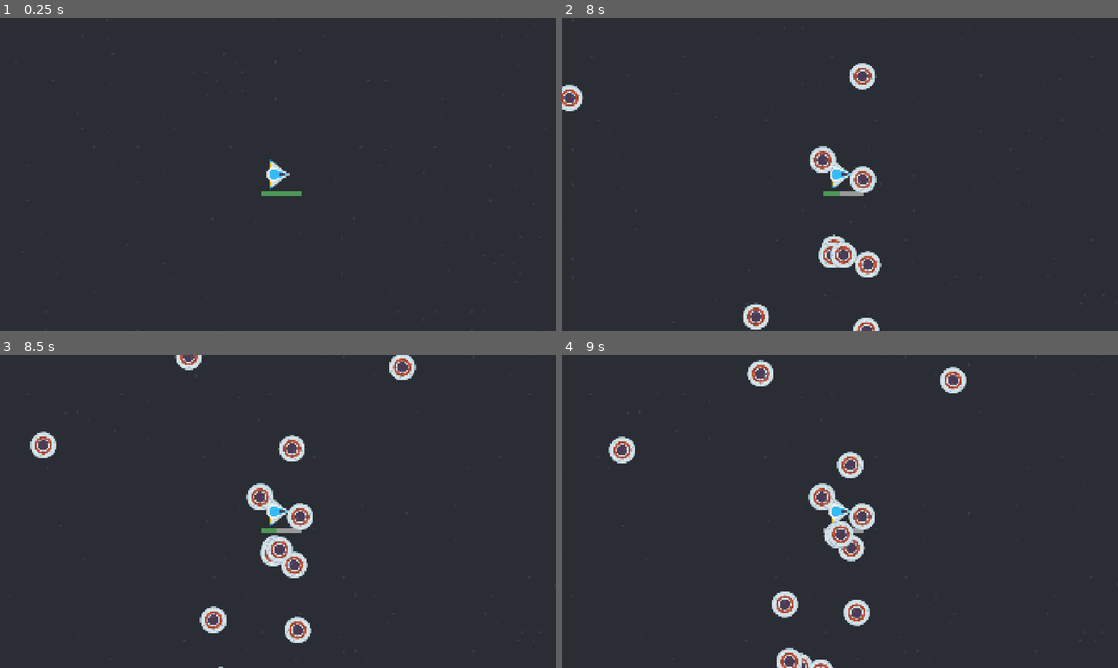
Above: before the commit, frames 1-4 (two rows, left to right).
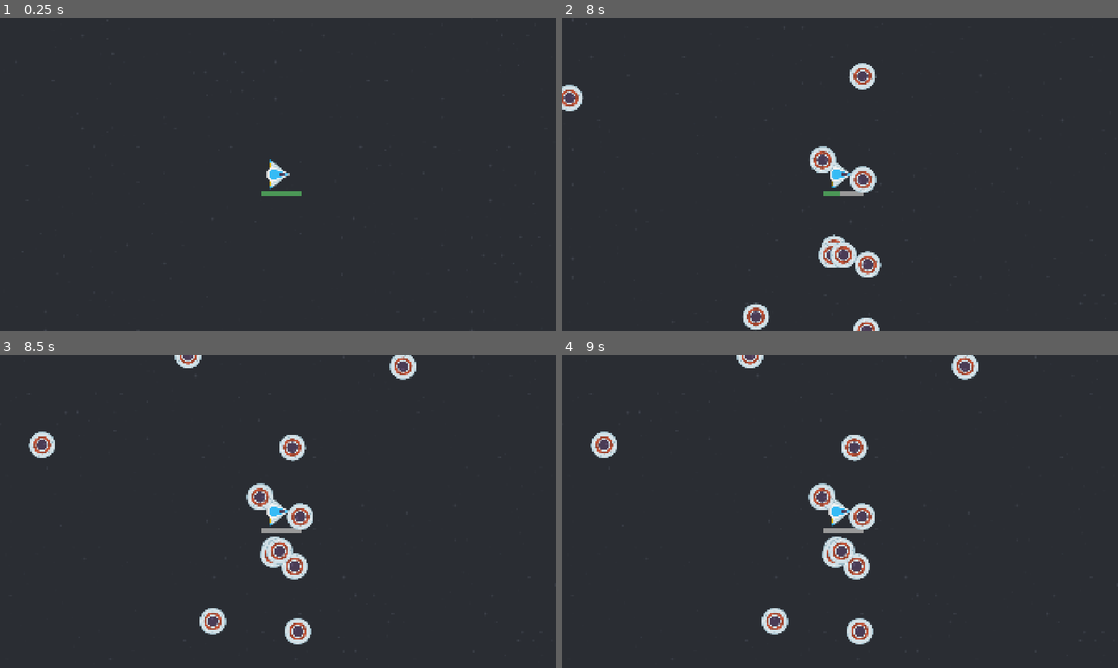
Above: after the commit, the same moments.

Repository: two-sticks-and-a-rock/space-arcade
Game: Godot game, scene res://scenes/main.tscn
Same seed, same stepped clock (60 frames per second), same inputs: the game is played once before the commit and once after it.
Inputs (mouse positions are in pixels of both pictures, inside the frame that each line leads up to):
- Up to frame 1 (0.25 s): no input
- Up to frame 2 (8 s): tap Enter at 0.5, 2.75 s; move the mouse to (962, 158) at 0.52 s; press the mouse at (962, 158) at 0.53 s; tap Space at 1.25, 4.25 s; move the mouse to (728, 190) at 1.27 s; release the mouse at (728, 190) at 1.28 s; click (728, 190) at 1.35 s; move the mouse to (895, 105) at 2.02 s; press the mouse at (895, 105) at 2.03 s; move the mouse to (812, 237) at 2.77 s; release the mouse at (812, 237) at 2.78 s; click (812, 237) at 2.85 s; move the mouse to (1006, 221) at 3.52 s; press the mouse at (1006, 221) at 3.53 s; move the mouse to (673, 127) at 4.27 s; release the mouse at (673, 127) at 4.28 s; click (673, 127) at 4.35 s; move the mouse to (867, 174) at 5.02 s; press the mouse at (867, 174) at 5.03 s; move the mouse to (756, 96) at 5.77 s; release the mouse at (756, 96) at 5.78 s; click (756, 96) at 5.85 s; move the mouse to (962, 158) at 6.52 s; press the mouse at (962, 158) at 6.53 s; move the mouse to (728, 190) at 7.27 s; release the mouse at (728, 190) at 7.28 s; click (728, 190) at 7.35 s
- Up to frame 3 (8.5 s): move the mouse to (333, 442) at 8.02 s; press the mouse at (333, 442) at 8.03 s
- Up to frame 4 (9 s): move the mouse to (812, 574) at 8.77 s; release the mouse at (812, 574) at 8.78 s; click (812, 574) at 8.85 s

Frames 1-2 are identical in both runs. In frame 3, 1.3% of the frame differs, in the area x 5-75%, y 0-100%; in frame 4, 4.7%.

Commit message:
flicker collision shapes to retrigger damage while in contact with player

Diff:
--- a/scenes/enemies/enemy_weapons/ram.gd
+++ b/scenes/enemies/enemy_weapons/ram.gd
@@ -2,24 +2,18 @@
 
 @onready var stun_timer : Timer = $StunTimer as Timer
 var dmg = 15
-var is_stunned = false
 
 func _ready():
-    stun_timer.wait_time = 2
+    stun_timer.wait_time = 1
 
 func set_collision_radius(new_rad: float):
     (($CollisionShape2D as CollisionShape2D).shape as CircleShape2D).radius = new_rad
 
 func _on_stun_timer_timeout():
-    is_stunned = false
+    $CollisionShape2D.set_deferred("disabled", false)
 
 func _on_ram_entered(body: Node2D):
-    if (is_stunned):
-        print("not dealing damage")
-        return
-
     if (body.name == "player" && "take_damage" in body):
+        $CollisionShape2D.set_deferred("disabled", true)
         stun_timer.start()
-        print("dealing damage")
         body.take_damage(dmg)
-        is_stunned = true
--- a/scenes/enemies/enemy_weapons/ram.tscn
+++ b/scenes/enemies/enemy_weapons/ram.tscn
@@ -15,3 +15,4 @@
 [node name="StunTimer" type="Timer" parent="." unique_id=1878343667]
 
 [connection signal="body_entered" from="." to="." method="_on_ram_entered"]
+[connection signal="timeout" from="StunTimer" to="." method="_on_stun_timer_timeout"]
